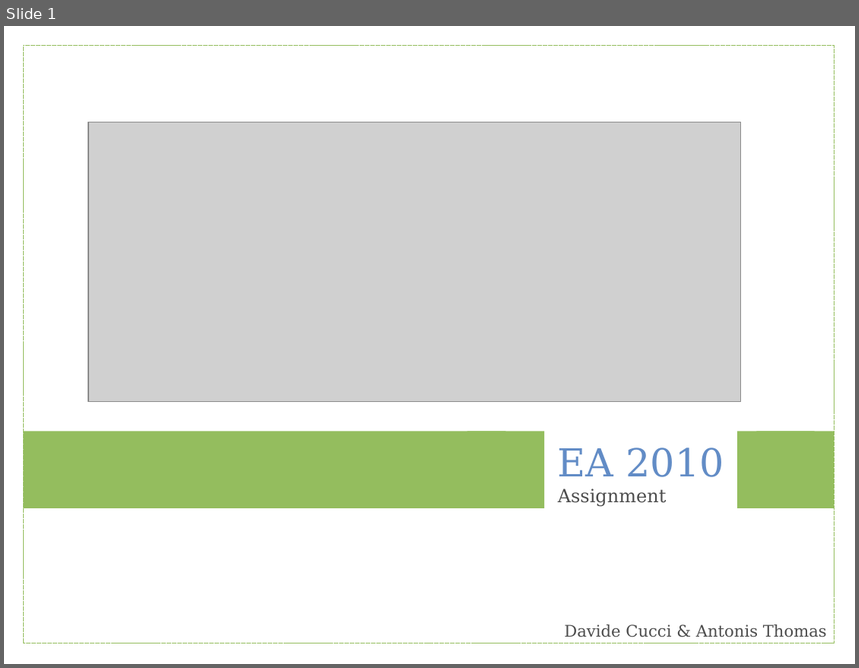
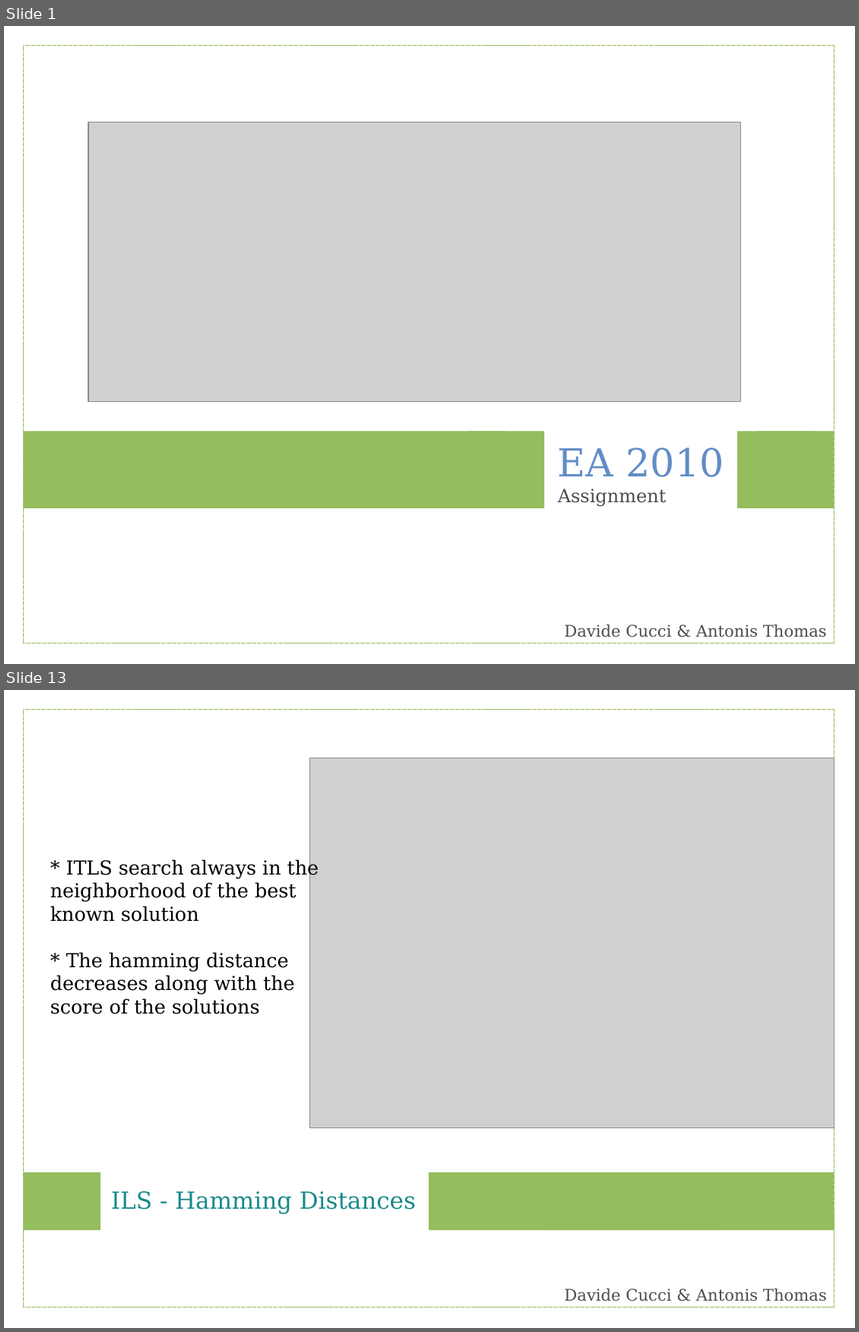
Before and after one commit to ufukhurriyetoglu/extreme-horsepower, a slide deck: EA2010/Report/eapres.odp. Shown one above the other, each under a label of ours: slide 1 before the commit, slides 1 and 13 after it; the slides between them are not shown. The pictures are 859x668 and 859x1332 pixels, drawn with LibreOffice and Linux fonts; fonts in the diff are those of the drawing; grey boxes stand for pictures. Boxes give left, top, right and bottom in pixels: in the first picture for what was removed or moved away, otherwise in the second. Text is boxed around its words. In the diff, an @@ line names an element or a change of style, - is before the commit and + after.

```diff
--- a/EA2010/Report/eapres.odp
+++ b/EA2010/Report/eapres.odp
@@ slide 13 added at box(4, 690, 855, 1328), background #FFFFFF @@
@@ rectangle added at box(23, 709, 835, 1308), outline #94BD5E 0 pt @@
@@ picture added at box(310, 758, 835, 1128) @@
@@ text added at box(50, 859, 319, 1015), 18 pt, text #000000 @@
+* ITLS search always in the neighborhood of the best known solution
+* The hamming distance decreases along with the score of the solutions
@@ rectangle added at box(23, 1173, 101, 1230), fill #94BD5E @@
@@ rectangle added at box(429, 1173, 718, 1230), fill #94BD5E @@
@@ rectangle added at box(544, 1173, 835, 1230), fill #94BD5E @@
@@ text added at box(111, 1192, 416, 1214), 22 pt, text #198A8A @@
+ILS - Hamming Distances
@@ text added at box(564, 1289, 827, 1302), 15 pt, text #4C4C4C @@
+Davide Cucci & Antonis Thomas
```
Also in this commit, not shown: 1 slide changed, 19 other slides added, 15 slides removed.
